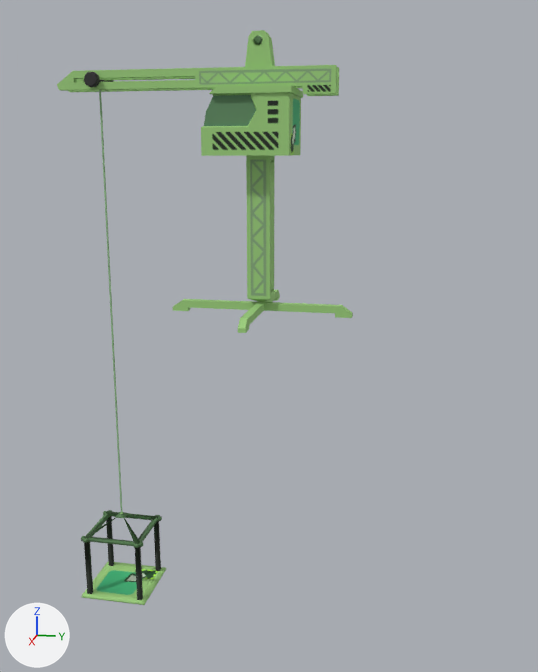
Two versions of the FBX model resources/models/uncompiled/CraneElevatorGrow.fbx, one commit apart.
One viewpoint serves both versions: a camera (50 mm lens) standing at (29.4, 6.2, 6.4) and looking at (-0.1, 0.3, -1.0). The axes (+X, +Y, +Z) are drawn at lower left. The lights are the same throughout. Where no turn or scale is listed for an object, it has been applied to the vertices.

Objects in the first picture: 'CraneElevatorBody_Mesh', 'CraneElevatorKnob_Mesh', 'CraneElevatorLift_Mesh', 'CraneElevatorWire_Mesh'.
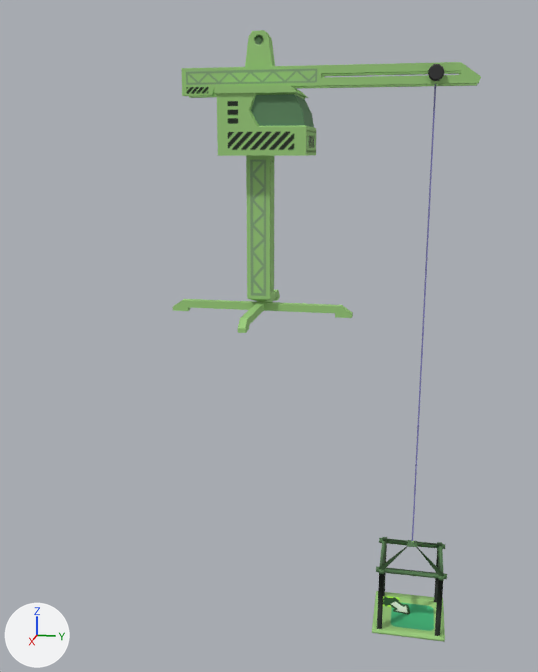
Where the newer file only moved an object's origin or applied its transform, the numbers keep the older frame.

Pixel boxes [x1, y1, x2, y2] of what changed, in the pictures (538 x 672 px):
'CraneElevatorBody_Mesh', mesh mirrored: before [57, 30, 353, 333]; after [173, 30, 481, 333]
'CraneElevatorLift_Mesh', mesh mirrored: before [81, 510, 166, 605]; after [372, 537, 447, 642]
'CraneElevatorWire_Mesh', mesh moved: before [99, 90, 123, 513]; after [412, 84, 436, 541]
'CraneElevatorKnob_Mesh', mesh mirrored: before [84, 72, 114, 87]; after [428, 64, 445, 81]

Diff of the bpy script that builds the scene:
```diff
--- a/resources/models/uncompiled/CraneElevatorGrow.fbx.py
+++ b/resources/models/uncompiled/CraneElevatorGrow.fbx.py
@@ me_cylinder @@
 me_cylinder.from_pydata(...)  # 82 vertices, 90 faces; spans x -0.89..0.88, y -6.84..-6.26, z 8.91..9.46
 # used by ob_craneelevatorknob_mesh; location = (0.0, 0.0, 0.0)
+# me_cylinder part 2: the whole mesh is mirrored in y about the mesh origin
 me_cylinder.materials.append(mat_craneelevatormat)
@@ me_cube_059 @@
 me_cube_059.from_pydata(...)  # 8 vertices, 5 faces; spans x 0.0, y -6.6..-6.5, z -9.6..9.2
 # used by ob_craneelevatorwire_mesh; location = (0.0, 0.0, 0.0)
+# me_cube_059 part 4: the whole mesh is moved by (0.0, 13.1, 0.0)
 me_cube_059.materials.append(mat_craneelevatorgrowmat)
@@ me_cube_137 @@
 me_cube_137.from_pydata(...)  # 302 vertices, 304 faces; spans x -3.45..3.45, y -8.11..3.74, z 0.0..10.83
 # used by ob_craneelevatorbody_mesh; location = (0.0, 0.0, 0.0)
+# me_cube_137 part 3: the whole mesh is mirrored in y about the mesh origin
 me_cube_137.materials.append(mat_craneelevatorgrowmat)
@@ me_cube_138 @@
 me_cube_138.from_pydata(...)  # 296 vertices, 307 faces; spans x -1.51..1.49, y -8.05..-5.05, z -13.22..-9.61
 # used by ob_craneelevatorlift_mesh; location = (0.0, 0.0, 0.0)
+# me_cube_138 part 1: the whole mesh is mirrored in y about the mesh origin
 me_cube_138.materials.append(mat_craneelevatorgrowmat)
```
